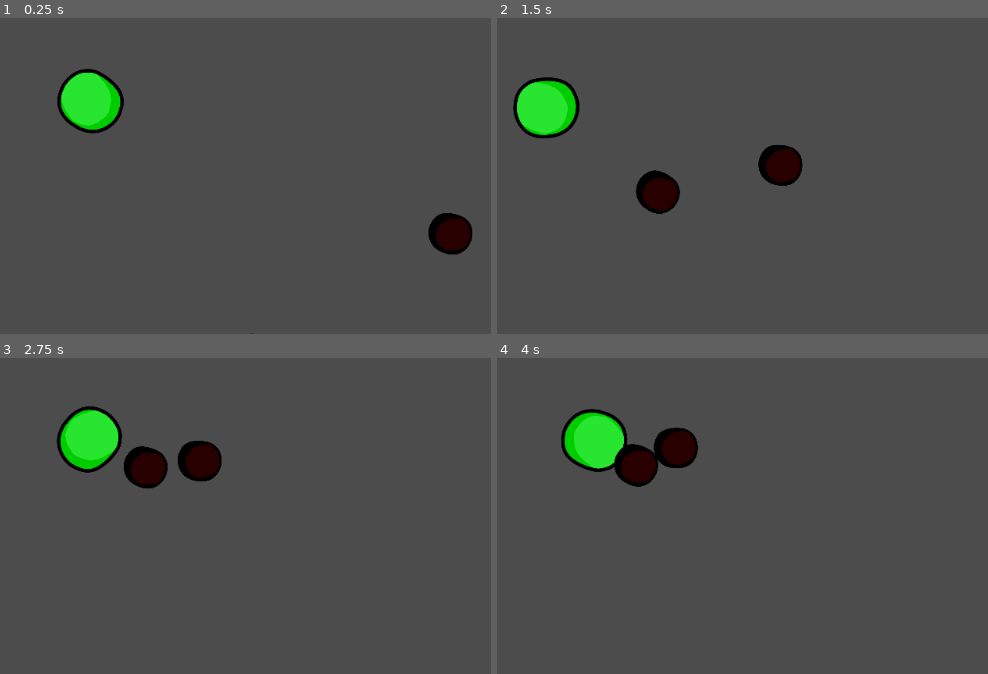
Above: before the commit, frames 1-4 (two rows, left to right).
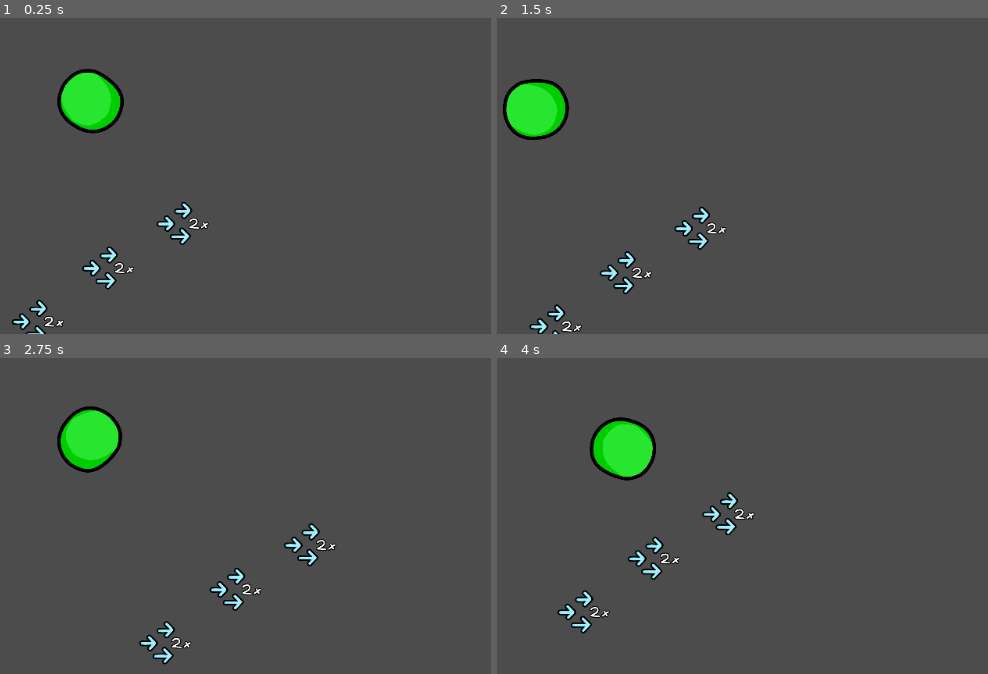
Above: after the commit, the same moments.

Repository: Gluipertje/Back-Forward
Game: Godot game, scene res://src/scenes/testScene.tscn
Two runs of this game, one before a commit and one after it. Both use one fixed random seed, a clock stepped at 60 frames per second and the inputs below. The engine's default icon, where the game draws it, is replaced by a stand-in: a white triangle on a blue panel in a dark square.
Inputs (mouse positions are in pixels of both pictures, inside the frame that each line leads up to):
- Up to frame 1 (0.25 s): no input
- Up to frame 2 (1.5 s): move the mouse to (762, 78) at 0.52 s; click (762, 78) at 0.6 s; move the mouse to (outside the picture) at 1.27 s; right-click (outside the picture) at 1.35 s
- Up to frame 3 (2.75 s): click (outside the picture) at 1.55 s; move the mouse to (outside the picture) at 2.02 s; click (outside the picture) at 2.1 s
- Up to frame 4 (4 s): move the mouse to (546, 534) at 2.77 s; click (546, 534) at 2.85 s; move the mouse to (825, 509) at 3.52 s; right-click (825, 509) at 3.6 s; click (825, 509) at 3.8 s

The runs differ from the first frame. In frame 1, 2.2% of the frame differs, in the area x 2-97%, y 58-100%; in frame 2, 4.6%; in frame 3, 3.3%; in frame 4, 5.3%, in the area x 12-53%, y 16-88%.

Commit message:
cool

Diff:
--- a/project.godot
+++ b/project.godot
@@ -26,6 +26,11 @@
 "events": [ Object(InputEventMouseButton,"resource_local_to_scene":false,"resource_name":"","device":0,"alt":false,"shi …(212 unchanged characters)…
  ]
 }
+lclick={
+"deadzone": 0.5,
+"events": [ Object(InputEventMouseButton,"resource_local_to_scene":false,"resource_name":"","device":0,"alt":false,"shift":false,"control":false,"meta":false,"command":false,"button_mask":0,"position":Vector2( 0, 0 ),"global_position":Vector2( 0, 0 ),"factor":1.0,"button_index":1,"pressed":false,"doubleclick":false,"script":null)
+ ]
+}
 
 [layer_names]
 
--- /dev/null
+++ b/src/oth/anim/enemyAttack1.tres
@@ -0,0 +1,34 @@
+[gd_resource type="Animation" format=2]
+
+[resource]
+resource_name = "enemyAttack1"
+tracks/0/type = "bezier"
+tracks/0/path = NodePath("Sprite/Sprite2:position:x")
+tracks/0/interp = 1
+tracks/0/loop_wrap = true
+tracks/0/imported = false
+tracks/0/enabled = true
+tracks/0/keys = {
+"points": PoolRealArray( 194.933, -0.25, 0, 0.25, 0, 311.052, -0.25, 0, 0.25, 0, 194, -0.25, 0, 0.25, 0 ),
+"times": PoolRealArray( 0, 0.2, 0.8 )
+}
+tracks/1/type = "bezier"
+tracks/1/path = NodePath("Sprite/Sprite2:position:y")
+tracks/1/interp = 1
+tracks/1/loop_wrap = true
+tracks/1/imported = false
+tracks/1/enabled = true
+tracks/1/keys = {
+"points": PoolRealArray( -74.7648, -0.25, 0, 0.25, 0, -74.7648, -0.25, 0, 0.25, 0, -74.765, -0.25, 0, 0.25, 0 ),
+"times": PoolRealArray( 0, 0.2, 0.8 )
+}
+tracks/2/type = "bezier"
+tracks/2/path = NodePath("Sprite/Sprite2:rotation_degrees")
+tracks/2/interp = 1
+tracks/2/loop_wrap = true
+tracks/2/imported = false
+tracks/2/enabled = true
+tracks/2/keys = {
+"points": PoolRealArray( 0, -0.25, 0, 0.25, 0, 0, -0.25, 0, 0.25, 0, 0, -0.25, 0, 0.25, 0 ),
+"times": PoolRealArray( 0, 0.2, 0.8 )
+}
--- /dev/null
+++ b/src/oth/anim/enemyAttack2.tres
@@ -0,0 +1,34 @@
+[gd_resource type="Animation" format=2]
+
+[resource]
+resource_name = "enemyAttack2"
+tracks/0/type = "bezier"
+tracks/0/path = NodePath("Sprite/Sprite3:position:x")
+tracks/0/interp = 1
+tracks/0/loop_wrap = true
+tracks/0/imported = false
+tracks/0/enabled = true
+tracks/0/keys = {
+"points": PoolRealArray( 188.055, -0.25, 0, 0.25, 0, 340.555, -0.25, 0, 0.25, 0, 188, -0.25, 0, 0.25, 0 ),
+"times": PoolRealArray( 0, 0.2, 0.8 )
+}
+tracks/1/type = "bezier"
+tracks/1/path = NodePath("Sprite/Sprite3:position:y")
+tracks/1/interp = 1
+tracks/1/loop_wrap = true
+tracks/1/imported = false
+tracks/1/enabled = true
+tracks/1/keys = {
+"points": PoolRealArray( 43.7028, -0.25, 0, 0.25, 0, 43.7028, -0.25, 0, 0.25, 0, 43.703, -0.25, 0, 0.25, 0 ),
+"times": PoolRealArray( 0, 0.2, 0.8 )
+}
+tracks/2/type = "bezier"
+tracks/2/path = NodePath("Sprite/Sprite3:rotation_degrees")
+tracks/2/interp = 1
+tracks/2/loop_wrap = true
+tracks/2/imported = false
+tracks/2/enabled = true
+tracks/2/keys = {
+"points": PoolRealArray( 0, -0.25, 0, 0.25, 0, 0, -0.25, 0, 0.25, 0 ),
+"times": PoolRealArray( 0.2, 0.8 )
+}
--- a/src/prefabs/enemy.tscn
+++ b/src/prefabs/enemy.tscn
@@ -1,19 +1,41 @@
-[gd_scene load_steps=3 format=2]
+[gd_scene load_steps=8 format=2]
 
-[ext_resource path="res://assets/sprites/body/bodyp1.png" type="Texture" id=1]
+[ext_resource path="res://assets/sprites/body/player/bodyp1.png" type="Texture" id=1]
 [ext_resource path="res://src/scripts/enemyController.gd" type="Script" id=2]
+[ext_resource path="res://assets/sprites/body/player/arm2p1.png" type="Texture" id=3]
+[ext_resource path="res://assets/sprites/body/player/arm1p1.png" type="Texture" id=4]
+[ext_resource path="res://src/oth/anim/enemyAttack1.tres" type="Animation" id=5]
+[ext_resource path="res://src/oth/anim/enemyAttack2.tres" type="Animation" id=6]
+
+[sub_resource type="CircleShape2D" id=1]
+radius = 26.2437
 
 [node name="enemy" type="KinematicBody2D" groups=[
 "enemy",
 ]]
+z_index = 1
+z_as_relative = false
 collision_layer = 2
 collision_mask = 15
 script = ExtResource( 2 )
+maxHealth = 20
 
 [node name="Sprite" type="Sprite" parent="."]
-modulate = Color( 1, 0, 0, 1 )
+self_modulate = Color( 1, 0, 0, 1 )
 scale = Vector2( 0.2, 0.2 )
 texture = ExtResource( 1 )
 
-[node name="CollisionShape2D" type="CollisionPolygon2D" parent="."]
-polygon = PoolVector2Array( -22.8528, 25.3489, 20.1958, 25.6826, 23.8666, 22.6793, 24.534, -21.7042, 21.1969, -26.0424, -19.5157, -25.7087, -24.855, -22.3716, -26.1899, 19.0085 )
+[node name="Sprite2" type="Sprite" parent="Sprite"]
+position = Vector2( 194.933, -74.7648 )
+texture = ExtResource( 4 )
+
+[node name="Sprite3" type="Sprite" parent="Sprite"]
+position = Vector2( 188.055, 43.7028 )
+texture = ExtResource( 3 )
+
+[node name="CollisionShape2D" type="CollisionShape2D" parent="."]
+shape = SubResource( 1 )
+
+[node name="AnimationPlayer" type="AnimationPlayer" parent="."]
+anims/enemyAttack1 = ExtResource( 5 )
+anims/enemyAttack2 = ExtResource( 6 )
--- a/src/prefabs/player.tscn
+++ b/src/prefabs/player.tscn
@@ -1,19 +1,36 @@
-[gd_scene load_steps=6 format=2]
+[gd_scene load_steps=8 format=2]
 
-[ext_resource path="res://assets/sprites/body/arm2p1.png" type="Texture" id=1]
+[ext_resource path="res://assets/sprites/body/player/arm2p1.png" type="Texture" id=1]
 [ext_resource path="res://src/scripts/playerController.gd" type="Script" id=2]
-[ext_resource path="res://assets/sprites/body/arm1p1.png" type="Texture" id=3]
-[ext_resource path="res://assets/sprites/body/bodyp1.png" type="Texture" id=4]
+[ext_resource path="res://assets/sprites/body/player/arm1p1.png" type="Texture" id=3]
+[ext_resource path="res://assets/sprites/body/player/bodyp1.png" type="Texture" id=4]
 
 [sub_resource type="RectangleShape2D" id=1]
 extents = Vector2( 30.1287, 29.8862 )
 
+[sub_resource type="Shader" id=2]
+code = "shader_type canvas_item;
+render_mode unshaded;
+
+void fragment() {
+	vec4 c = textureLod(SCREEN_TEXTURE, SCREEN_UV, 0.0).rgba;
+	c.r = 1.0 - c.r;
+	c.g = 1.0 - c.g;
+	c.b = 1.0 - c.b;
+	COLOR.rgba = c;
+}"
+
+[sub_resource type="ShaderMaterial" id=3]
+shader = SubResource( 2 )
+
 [node name="player" type="KinematicBody2D" groups=[
 "player",
 ]]
+z_index = 2
+z_as_relative = false
 collision_mask = 14
 script = ExtResource( 2 )
-speed = 800
+speed = 1000
 
 [node name="CollisionShape2D" type="CollisionShape2D" parent="."]
 shape = SubResource( 1 )
@@ -64,3 +81,12 @@
 margin_bottom = 7.0
 rect_scale = Vector2( 3, 3 )
 text = "Game Over"
+
+[node name="ColorRect" type="ColorRect" parent="CanvasLayer/Control"]
+visible = false
+material = SubResource( 3 )
+anchor_right = 1.0
+anchor_bottom = 1.0
+__meta__ = {
+"_edit_use_anchors_": false
+}
--- /dev/null
+++ b/src/prefabs/powerUp.tscn
@@ -0,0 +1,56 @@
+[gd_scene load_steps=5 format=2]
+
+[ext_resource path="res://icon.png" type="Texture" id=1]
+[ext_resource path="res://src/scripts/powerUp.gd" type="Script" id=2]
+
+[sub_resource type="CircleShape2D" id=1]
+radius = 36.445
+
+[sub_resource type="Animation" id=2]
+resource_name = "itemFloat"
+loop = true
+tracks/0/type = "bezier"
+tracks/0/path = NodePath("Sprite:position:x")
+tracks/0/interp = 1
+tracks/0/loop_wrap = true
+tracks/0/imported = false
+tracks/0/enabled = true
+tracks/0/keys = {
+"points": PoolRealArray( 0, -0.25, 0, 0.25, 0, 0, -0.25, 0, 0.25, 0, 0, -0.25, 0, 0.25, 0 ),
+"times": PoolRealArray( 0, 0.5, 1 )
+}
+tracks/1/type = "bezier"
+tracks/1/path = NodePath("Sprite:position:y")
+tracks/1/interp = 1
+tracks/1/loop_wrap = true
+tracks/1/imported = false
+tracks/1/enabled = true
+tracks/1/keys = {
+"points": PoolRealArray( -10, -0.25, 0, 0.25, 0, 10, -0.25, 0, 0.25, 0, -10, -0.25, 0, 0.25, 0 ),
+"times": PoolRealArray( 0, 0.5, 1 )
+}
+tracks/2/type = "bezier"
+tracks/2/path = NodePath("Sprite:rotation_degrees")
+tracks/2/interp = 1
+tracks/2/loop_wrap = true
+tracks/2/imported = false
+tracks/2/enabled = true
+tracks/2/keys = {
+"points": PoolRealArray( 0, -0.25, 0, 0.25, 0, 0, -0.25, 0, 0.25, 0, 0, -0.25, 0, 0.25, 0 ),
+"times": PoolRealArray( 0, 0.5, 1 )
+}
+
+[node name="powerUp" type="Area2D"]
+script = ExtResource( 2 )
+
+[node name="Sprite" type="Sprite" parent="."]
+position = Vector2( 0, -9.83424 )
+scale = Vector2( 0.3, 0.3 )
+texture = ExtResource( 1 )
+
+[node name="CollisionShape2D" type="CollisionShape2D" parent="."]
+shape = SubResource( 1 )
+
+[node name="AnimationPlayer" type="AnimationPlayer" parent="."]
+anims/itemFloat = SubResource( 2 )
+[connection signal="body_entered" from="." to="." method="_on_Area2D_body_entered"]
--- /dev/null
+++ b/src/prefabs/powerUps/machineGun.tscn
@@ -0,0 +1,14 @@
+[gd_scene load_steps=3 format=2]
+
+[ext_resource path="res://src/scripts/powerUps/machineGun.gd" type="Script" id=1]
+[ext_resource path="res://assets/sprites/items/weapon1.png" type="Texture" id=2]
+
+[node name="machineGun" type="Node2D"]
+script = ExtResource( 1 )
+
+[node name="Sprite" type="Sprite" parent="."]
+position = Vector2( 37.3712, -0.198422 )
+scale = Vector2( 0.3, 0.5 )
+texture = ExtResource( 2 )
+
+[node name="sp" type="Node2D" parent="."]
--- /dev/null
+++ b/src/prefabs/powerUps/speed2x.tscn
@@ -0,0 +1,6 @@
+[gd_scene load_steps=2 format=2]
+
+[ext_resource path="res://src/scripts/powerUps/speed2x.gd" type="Script" id=1]
+
+[node name="Node" type="Node"]
+script = ExtResource( 1 )
--- /dev/null
+++ b/src/prefabs/reverseCP.tscn
@@ -0,0 +1,26 @@
+[gd_scene load_steps=5 format=2]
+
+[ext_resource path="res://src/scripts/reverseCP.gd" type="Script" id=1]
+[ext_resource path="res://assets/sprites/items/flag2.png" type="Texture" id=2]
+[ext_resource path="res://assets/sprites/items/flag1.png" type="Texture" id=3]
+
+[sub_resource type="RectangleShape2D" id=1]
+extents = Vector2( 27.7416, 29.6714 )
+
+[node name="reverseCP" type="Area2D"]
+script = ExtResource( 1 )
+
+[node name="CollisionShape2D" type="CollisionShape2D" parent="."]
+shape = SubResource( 1 )
+
+[node name="Sprite" type="Sprite" parent="."]
+position = Vector2( 0, -16.2709 )
+scale = Vector2( 0.4, 0.4 )
+texture = ExtResource( 3 )
+
+[node name="Sprite2" type="Sprite" parent="."]
+visible = false
+position = Vector2( -43.1335, -16.2709 )
+scale = Vector2( 0.4, 0.4 )
+texture = ExtResource( 2 )
+[connection signal="body_entered" from="." to="." method="_on_reverseCP_body_entered"]
--- a/src/prefabs/turret.tscn
+++ b/src/prefabs/turret.tscn
@@ -1,17 +1,25 @@
-[gd_scene load_steps=4 format=2]
+[gd_scene load_steps=5 format=2]
 
-[ext_resource path="res://icon.png" type="Texture" id=1]
+[ext_resource path="res://assets/sprites/body/turret/turret1bottom.png" type="Texture" id=1]
 [ext_resource path="res://src/scripts/turretController.gd" type="Script" id=2]
+[ext_resource path="res://assets/sprites/body/turret/turret1top.png" type="Texture" id=3]
 
 [sub_resource type="CircleShape2D" id=1]
 radius = 27.5193
 
-[node name="turret" type="StaticBody2D"]
+[node name="turret" type="StaticBody2D" groups=[
+"enemy",
+]]
 script = ExtResource( 2 )
 
+[node name="Sprite2" type="Sprite" parent="."]
+scale = Vector2( 0.5, 0.5 )
+texture = ExtResource( 1 )
+
 [node name="Sprite" type="Sprite" parent="."]
-modulate = Color( 0.992157, 1, 0, 1 )
-texture = ExtResource( 1 )
+rotation = 1.5708
+scale = Vector2( 0.5, 0.5 )
+texture = ExtResource( 3 )
 
 [node name="CollisionShape2D" type="CollisionShape2D" parent="."]
 shape = SubResource( 1 )
--- a/src/scenes/testScene.tscn
+++ b/src/scenes/testScene.tscn
@@ -1,21 +1,36 @@
-[gd_scene load_steps=4 format=2]
+[gd_scene load_steps=6 format=2]
 
 [ext_resource path="res://src/prefabs/player.tscn" type="PackedScene" id=1]
 [ext_resource path="res://src/prefabs/enemy.tscn" type="PackedScene" id=2]
-[ext_resource path="res://src/prefabs/turret.tscn" type="PackedScene" id=3]
+[ext_resource path="res://src/prefabs/powerUp.tscn" type="PackedScene" id=4]
+[ext_resource path="res://assets/sprites/items/poSpeed1.png" type="Texture" id=5]
+[ext_resource path="res://src/prefabs/reverseCP.tscn" type="PackedScene" id=6]
 
 [node name="Node2D" type="Node2D"]
 
 [node name="player" parent="." instance=ExtResource( 1 )]
 position = Vector2( 47.0704, 47.6901 )
 
-[node name="turret" parent="." instance=ExtResource( 3 )]
-position = Vector2( 818.491, 524.391 )
-collision_layer = 2
-collision_mask = 15
-
 [node name="enemy" parent="." instance=ExtResource( 2 )]
-position = Vector2( 281.349, 417.383 )
+position = Vector2( 674.001, 649.576 )
 
 [node name="enemy2" parent="." instance=ExtResource( 2 )]
-position = Vector2( 554.691, 235.155 )
+position = Vector2( 964.332, 656.123 )
+
+[node name="powerUp" parent="." instance=ExtResource( 4 )]
+position = Vector2( 163.881, 208.661 )
+powerType = "speed2x"
+spritePath = ExtResource( 5 )
+
+[node name="powerUp2" parent="." instance=ExtResource( 4 )]
+position = Vector2( 68.5549, 265.679 )
+powerType = "speed2x"
+spritePath = ExtResource( 5 )
+
+[node name="reverseCP" parent="." instance=ExtResource( 6 )]
+position = Vector2( 822.53, 676.955 )
+
+[node name="powerUp3" parent="." instance=ExtResource( 4 )]
+position = Vector2( -21.4259, 334.278 )
+powerType = "speed2x"
+spritePath = ExtResource( 5 )
--- a/src/scripts/bulletTurret.gd
+++ b/src/scripts/bulletTurret.gd
@@ -9,7 +9,7 @@
 export var damageDrop = 0.01
 
 func _ready():
-	look_at(target)
+	set_rotation(target)
 	set_rotation(get_rotation() + rotate)
 	set_scale(Vector2(bulletSize, bulletSize))
 
--- a/src/scripts/enemyController.gd
+++ b/src/scripts/enemyController.gd
@@ -2,7 +2,7 @@
 
 var _collider
 var _canAttack = true
-var _velocity
+var _velocity = Vector2(0,0)
 var _playerDis
 
 onready var player = get_parent().get_node("player")
@@ -12,6 +12,7 @@
 export var speed = 200
 export var attackDamage = 10
 export var maxHealth = 50
+export var detectionRange = 500
 
 func _ready() -> void:
 	health = maxHealth
@@ -20,21 +21,35 @@
 	add_child(timer)
 
 func _process(delta: float) -> void:
+	_playerDis = get_position().distance_to(player.get_position())
+	Engine.set_time_scale(1)
+
+#	if _playerDis < 290:
+#		Engine.set_time_scale((_playerDis/290))
 	if health < 1:
 		Engine.set_time_scale(1)
 		queue_free()
-	_playerDis = get_position().distance_to(player.get_position())
-	Engine.set_time_scale(1)
-	if _playerDis < 250:
-		Engine.set_time_scale((_playerDis/250))
-	if _playerDis <= 80 && _canAttack:
+
+	if _playerDis <= 100 && _canAttack:
 		player.health -= attackDamage
+		print("bonk")
+		$AnimationPlayer.stop(true)
+		randomize()
+		if randi() % 100 < 50:
+			$AnimationPlayer.play("enemyAttack1")
+		else:
+			$AnimationPlayer.play("enemyAttack2")
 		_canAttack = false
 		timer.start()
-	_velocity = to_local(player.get_position()).normalized() * speed
+
+	if _playerDis < detectionRange && _playerDis >= 100:
+		_velocity = to_local(player.get_position()).normalized() * speed
+		$Sprite.look_at(player.get_position())
+	else:
+		_velocity = Vector2(0,0)
+
 	if _playerDis > 80:
 		move_and_slide(_velocity)
-	$Sprite.look_at(player.get_position())
 
 func timeout():
 	_canAttack = true
--- /dev/null
+++ b/src/scripts/powerUp.gd
@@ -0,0 +1,18 @@
+extends Area2D
+
+export var powerType = "machineGun"
+export var spritePath = preload("res://assets/sprites/items/weapon1sv.png")
+
+var powerUpI
+
+func _ready() -> void:
+	$Sprite.set_texture(spritePath)
+	var puPath = "res://src/prefabs/powerUps/" + powerType + ".tscn"
+	powerUpI = load(puPath)
+	$AnimationPlayer.play("itemFloat")
+
+func _on_Area2D_body_entered(body: Node) -> void:
+	if body.is_in_group("player"):
+		var powerUp = powerUpI.instance()
+		body.add_child(powerUp)
+		queue_free()
--- /dev/null
+++ b/src/scripts/powerUps/machineGun.gd
@@ -0,0 +1,27 @@
+extends Node2D
+
+var bulletI = preload("res://src/prefabs/bulletTurret.tscn")
+var timer = Timer.new()
+
+var _canShoot = true
+var _i = 0
+
+func _ready() -> void:
+	timer.set_wait_time(0.2)
+	timer.connect("timeout", self, "timeout")
+	add_child(timer)
+
+func _process(delta: float) -> void:
+	if Input.is_action_just_pressed("lclick"):
+		if _canShoot:
+			var bullet = bulletI.instance()
+			bullet.target = get_global_rotation()
+			bullet.set_name("bullet1 " + str(_i))
+			bullet.set_position(to_global($sp.get_position() + Vector2(60,0)))
+			get_tree().get_root().add_child(bullet)
+			_canShoot = false
+			timer.start()
+			_i += 1
+
+func timeout():
+	_canShoot = true
--- /dev/null
+++ b/src/scripts/powerUps/speed2x.gd
@@ -0,0 +1,15 @@
+extends Node
+
+var timer = Timer.new()
+
+func _ready() -> void:
+	get_parent().speed = get_parent().speed * 2
+	timer.set_wait_time(3)
+	timer.connect("timeout", self, "timeout")
+	add_child(timer)
+	timer.start()
+
+func timeout():
+	get_parent().speed -= get_parent().speed / 2
+	print(get_parent().speed)
+	queue_free()
--- /dev/null
+++ b/src/scripts/reverseCP.gd
@@ -0,0 +1,7 @@
+extends Area2D
+
+func _on_reverseCP_body_entered(body: Node) -> void:
+	if body.is_in_group("player"):
+		#body.get_node("CanvasLayer/Control/ColorRect").set_visible(true)
+		$Sprite.set_visible(false)
+		$Sprite2.set_visible(true)
--- a/src/scripts/turretController.gd
+++ b/src/scripts/turretController.gd
@@ -3,11 +3,16 @@
 var _canShoot = true
 var _playerDis
 var _state
+var _isDead = false
 var i
+var health
 
 var timer = Timer.new()
 onready var player = get_parent().get_node("player")
 var bulletI = preload("res://src/prefabs/bulletTurret.tscn")
+
+export var shootSpeed = 1.0
+export var maxHealth = 50
 
 enum {
 	IDLE,
@@ -15,12 +20,18 @@
 }
 
 func _ready() -> void:
-	timer.set_wait_time(1.0)
+	timer.set_wait_time(shootSpeed)
 	timer.connect("timeout", self, "timeout")
 	add_child(timer)
 	_state = IDLE
+	health = maxHealth
+
 
 func _process(delta: float) -> void:
+	if health < 1 && !_isDead:
+		$Sprite.queue_free()
+		$CollisionShape2D.queue_free()
+		_isDead = true
 	_playerDis = get_position().distance_to(player.get_position())
 	if _playerDis < 500:
 		_state = SHOOT
@@ -30,9 +41,10 @@
 	match _state:
 		SHOOT:
 			look_at(player.get_position())
-			if _canShoot:
+			$Sprite2.set_global_rotation(0)
+			if _canShoot && !_isDead:
 				var bullet = bulletI.instance()
-				bullet.target = player.get_position()
+				bullet.target = get_global_rotation()
 				bullet.set_name("bullet1 " + str(i))
 				bullet.set_position(to_global($sp.get_position()))
 				get_parent().add_child(bullet)
Renamed: assets/sprites/body/arm1p1.png -> assets/sprites/body/player/arm1p1.png
Not shown, changed: assets/sprites/body/player/arm1p1.png.import
Renamed: assets/sprites/body/arm2p1.png -> assets/sprites/body/player/arm2p1.png
Not shown, added: assets/sprites/body/player/arm2p1.png.import
Renamed: assets/sprites/body/bodyp1.png -> assets/sprites/body/player/bodyp1.png
Not shown, changed: assets/sprites/body/player/bodyp1.png.import
Binary file added: assets/sprites/body/turret/turret1bottom.png
Not shown, changed: assets/sprites/body/turret/turret1bottom.png.import
Binary file added: assets/sprites/body/turret/turret1top.png
Not shown, added: assets/sprites/body/turret/turret1top.png.import
Binary file added: assets/sprites/items/flag1.png
Not shown, added: assets/sprites/items/flag1.png.import
(and 8 more such lines)
